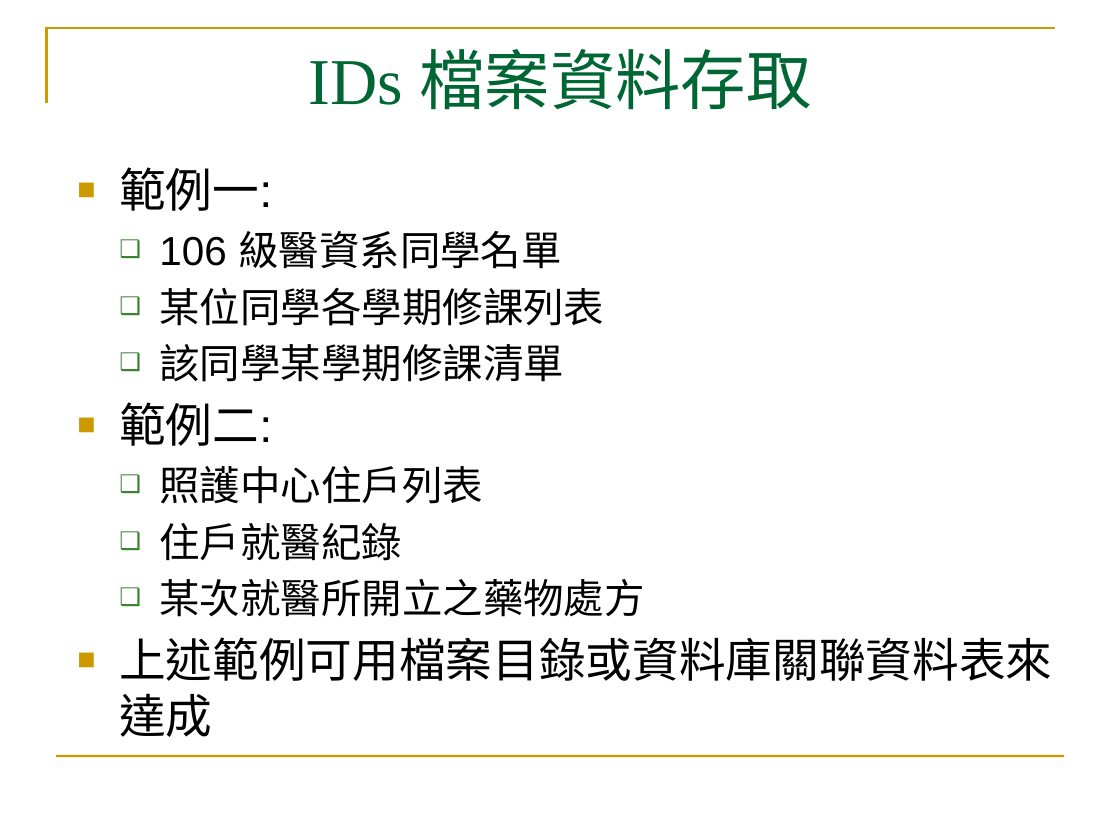
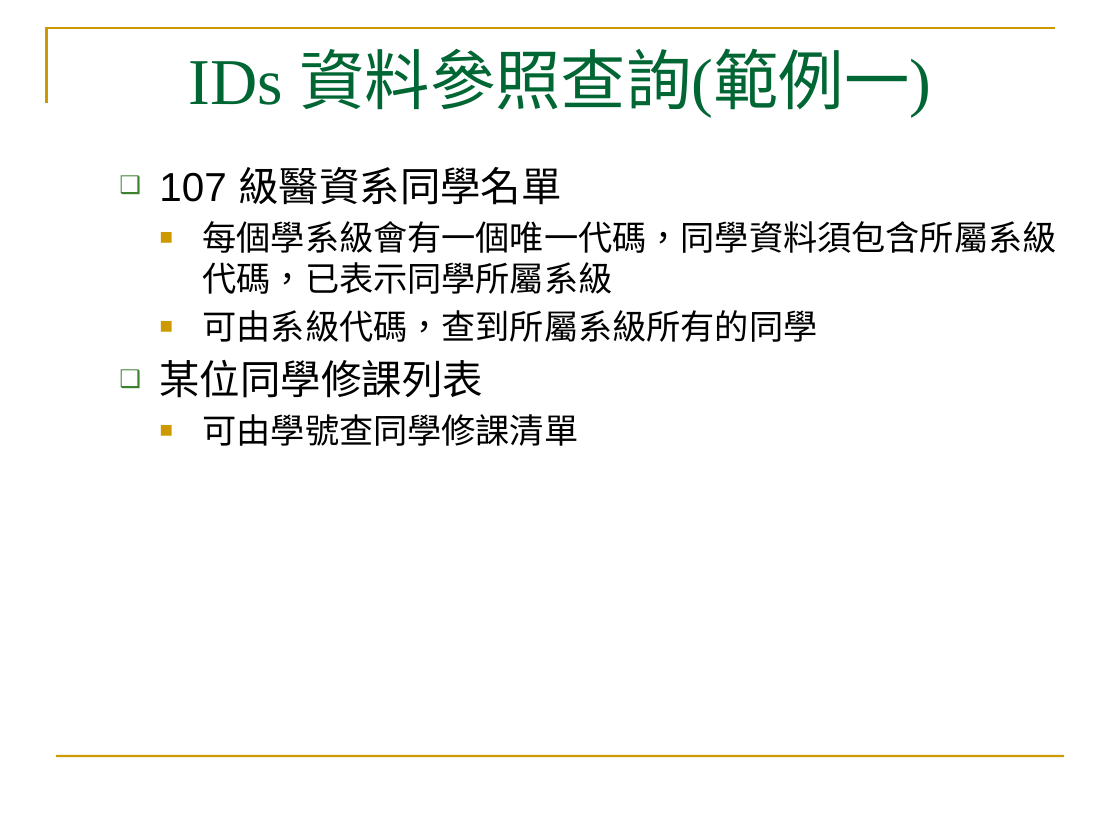
Before and after one commit to mos2718/W1, a slide deck: slide 6 of MasterDetail/Master_Detail 2019.pptx. Drawn at 1120x840 pixels with LibreOffice and Linux fonts; fonts in the diff are those of the drawing. Boxes give left, top, right and bottom in pixels: in the first picture for what was removed or moved away, otherwise in the second. Text is boxed around its words. In the diff, an @@ line names an element or a change of style, - is before the commit and + after.

```diff
--- a/MasterDetail/Master_Detail 2019.pptx
+++ b/MasterDetail/Master_Detail 2019.pptx
@@ title at (x1=189, y1=48, x2=931, y2=118): text changed @@
-IDs 檔案資料存取
+IDs 資料參照查詢(範例一)
@@ text at (x1=159, y1=167, x2=1057, y2=446): text changed; size 26 to 22 pt @@
-■ 範例一:
-  ❑ 106 級醫資系同學名單
-  ❑ 某位同學各學期修課列表
-  ❑ 該同學某學期修課清單
-■ 範例二:
-  ❑ 照護中心住戶列表
-  ❑ 住戶就醫紀錄
-  ❑ 某次就醫所開立之藥物處方
-■ 上述範例可用檔案目錄或資料庫關聯資料表來達成
+  ❑ 107 級醫資系同學名單
+    ■ 每個學系級會有一個唯一代碼，同學資料須包含所屬系級代碼，已表示同學所屬系級
+    ■ 可由系級代碼，查到所屬系級所有的同學
+  ❑ 某位同學修課列表
+    ■ 可由學號查同學修課清單
```
Also in this commit, not shown: 3 other slides changed, 1 slide added, 1 other file.
